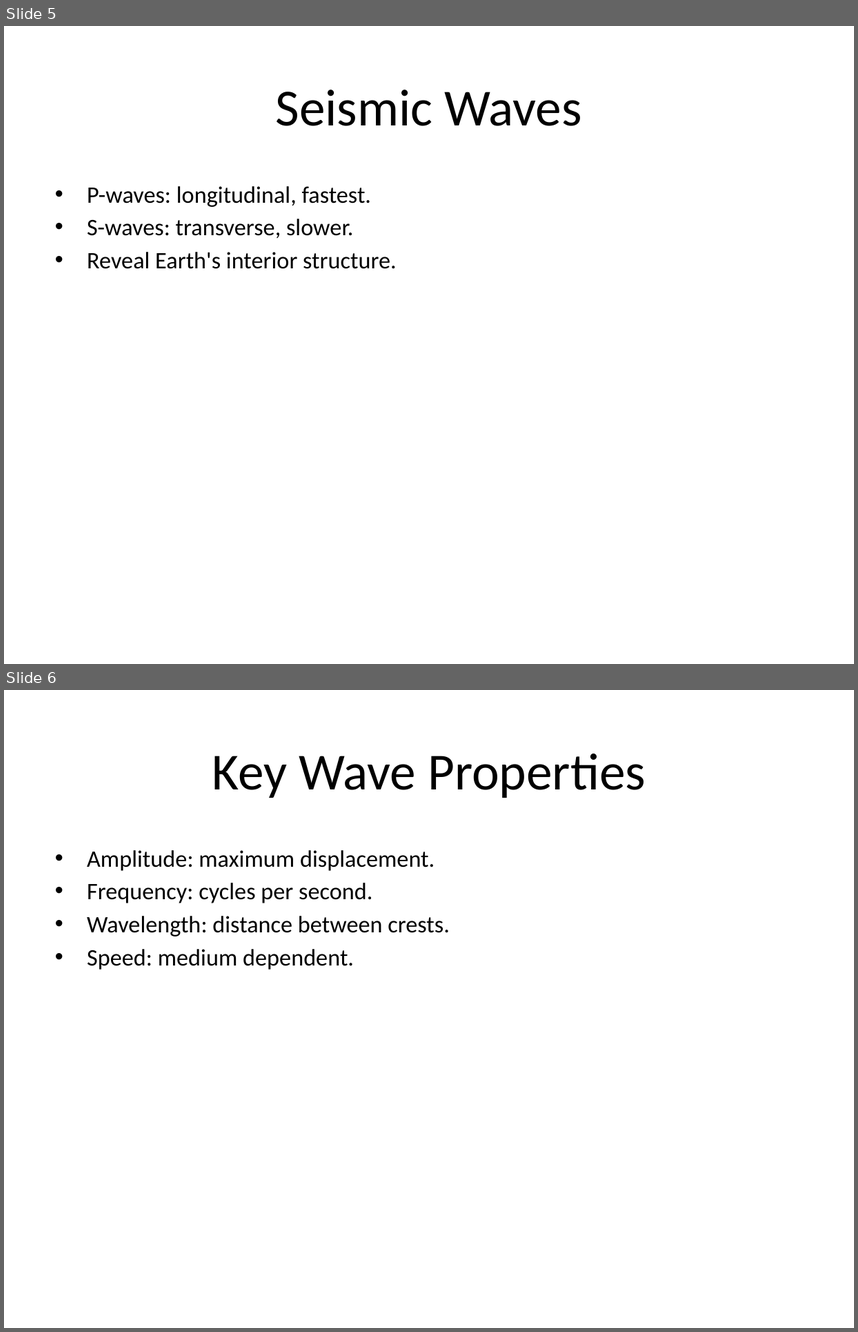
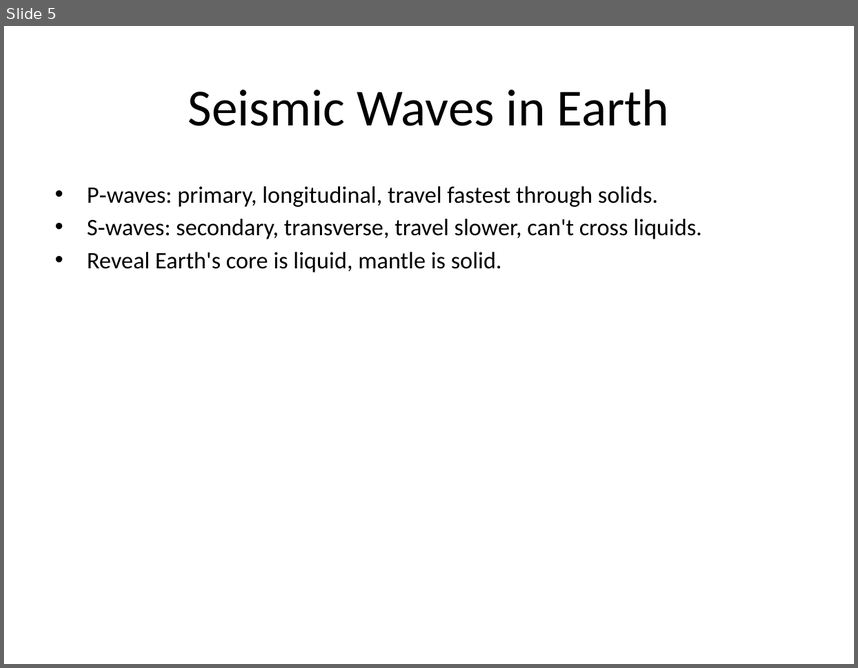
Before and after one commit to avinashsingh86331-lgtm/RESEARCH_AGENT, a slide deck: research_output.pptx. Shown one above the other, each under a label of ours: slides 5 and 6 before the commit, slide 5 after it. The pictures are 858x1332 and 858x668 pixels, drawn with LibreOffice and Linux fonts; fonts in the diff are those of the drawing. Boxes give left, top, right and bottom in pixels: in the first picture for what was removed or moved away, otherwise in the second. Text is boxed around its words. In the diff, an @@ line names an element or a change of style, - is before the commit and + after.

```diff
--- a/research_output.pptx
+++ b/research_output.pptx
@@ slide 6 removed at [4, 690, 854, 1328], background #FFFFFF @@
@@ title removed at [212, 753, 645, 798] @@
-Key Wave Properties
@@ text removed at [87, 850, 450, 969] @@
-• Amplitude: maximum displacement.
-• Frequency: cycles per second.
-• Wavelength: distance between crests.
-• Speed: medium dependent.
@@ slide 5 changed as well @@
@@ title at [188, 89, 670, 126]: text changed @@
-Seismic Waves
+Seismic Waves in Earth
@@ text at [87, 186, 702, 272]: text changed @@
-• P-waves: longitudinal, fastest.
-• S-waves: transverse, slower.
-• Reveal Earth's interior structure.
+• P‑waves: primary, longitudinal, travel fastest through solids.
+• S‑waves: secondary, transverse, travel slower, can't cross liquids.
+• Reveal Earth's core is liquid, mantle is solid.
```
Also in this commit, not shown: 6 other slides changed, 1 slide added, 3 other files.
